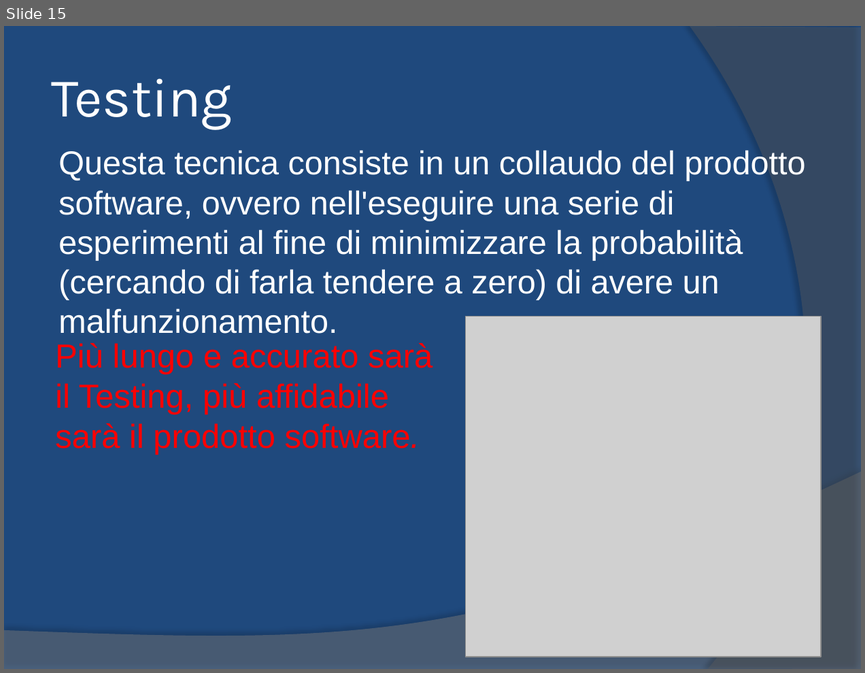
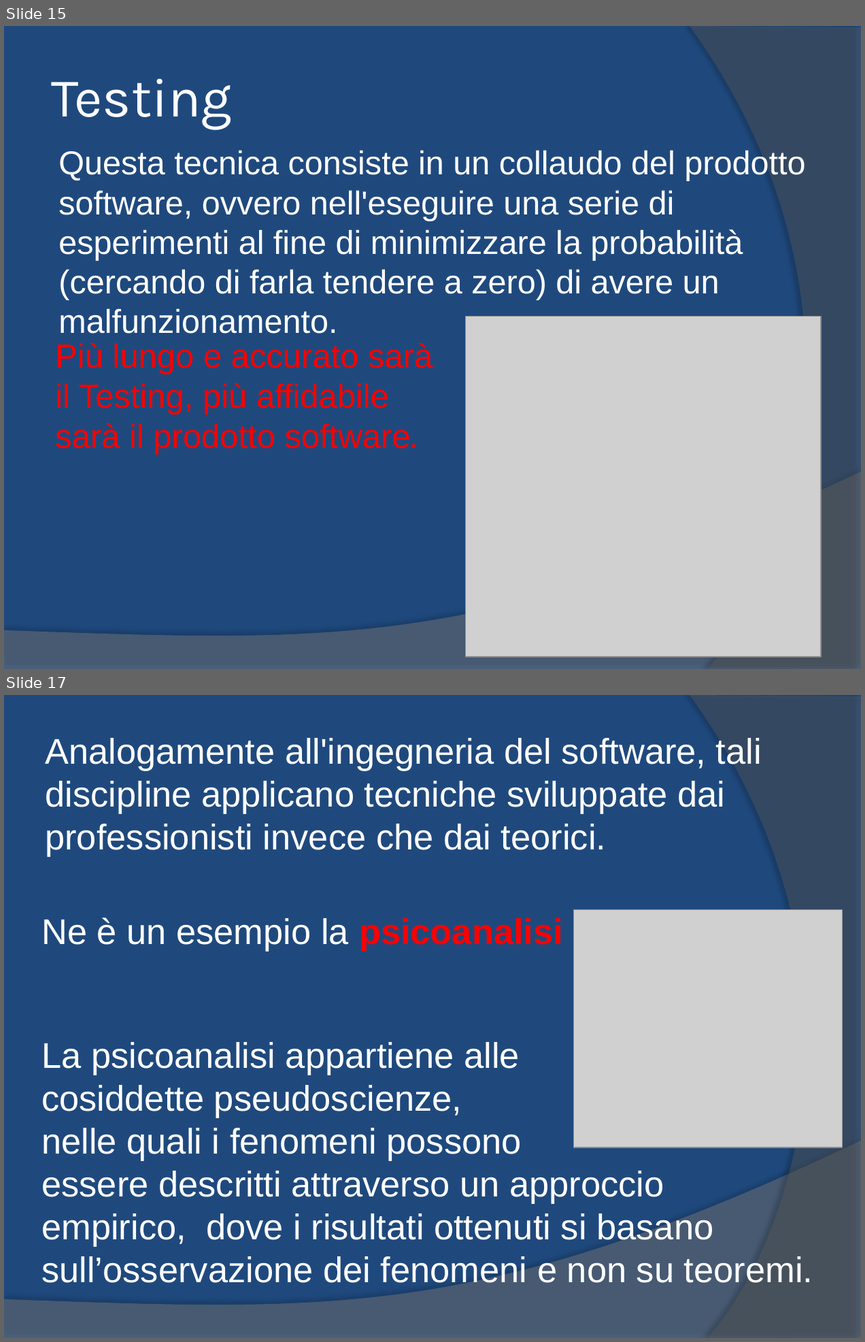
Before and after one commit to yan0z/ISW, a slide deck: Quesito 2 Team/1.ISW-Metrica.pptx. Shown one above the other, each under a label of ours: slide 15 before the commit, slides 15 and 17 after it; the slides between them are not shown. The pictures are 865x673 and 865x1342 pixels, drawn with LibreOffice and Linux fonts; fonts in the diff are those of the drawing; grey boxes stand for pictures. Boxes give left, top, right and bottom in pixels: in the first picture for what was removed or moved away, otherwise in the second. Text is boxed around its words. In the diff, an @@ line names an element or a change of style, - is before the commit and + after.

```diff
--- a/Quesito 2 Team/1.ISW-Metrica.pptx
+++ b/Quesito 2 Team/1.ISW-Metrica.pptx
@@ slide 17 added at [4, 695, 861, 1338], background #1F497D; not listed: 2 template elements that a slide beside it also shows @@
@@ text added at [45, 738, 762, 857], 30 pt, text #FFFFFF @@
+Analogamente all'ingegneria del software, tali discipline applicano tecniche sviluppate dai professionisti invece che dai teorici.
@@ text added at [41, 917, 563, 951], 30 pt, text #FFFFFF @@
+Ne è un esempio la psicoanalisi
@@ picture added at [574, 909, 842, 1147] @@
@@ text added at [41, 1042, 813, 1283], 30 pt, text #FFFFFF @@
+La psicoanalisi appartiene alle
+cosiddette pseudoscienze,
+nelle quali i fenomeni possono
+essere descritti attraverso un approccio empirico, dove i risultati ottenuti si basano sull’osservazione dei fenomeni e non su teoremi.
```
Also in this commit, not shown: 5 slides changed, 2 other slides added, 8 other files.
